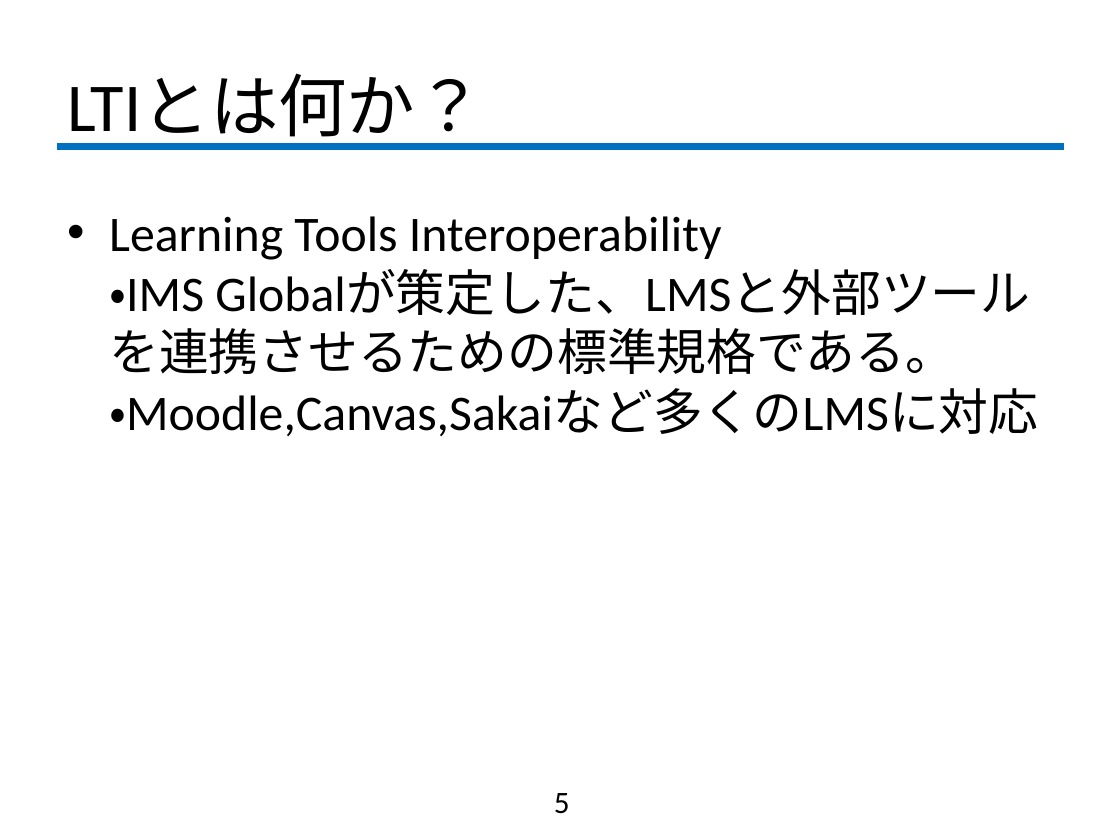
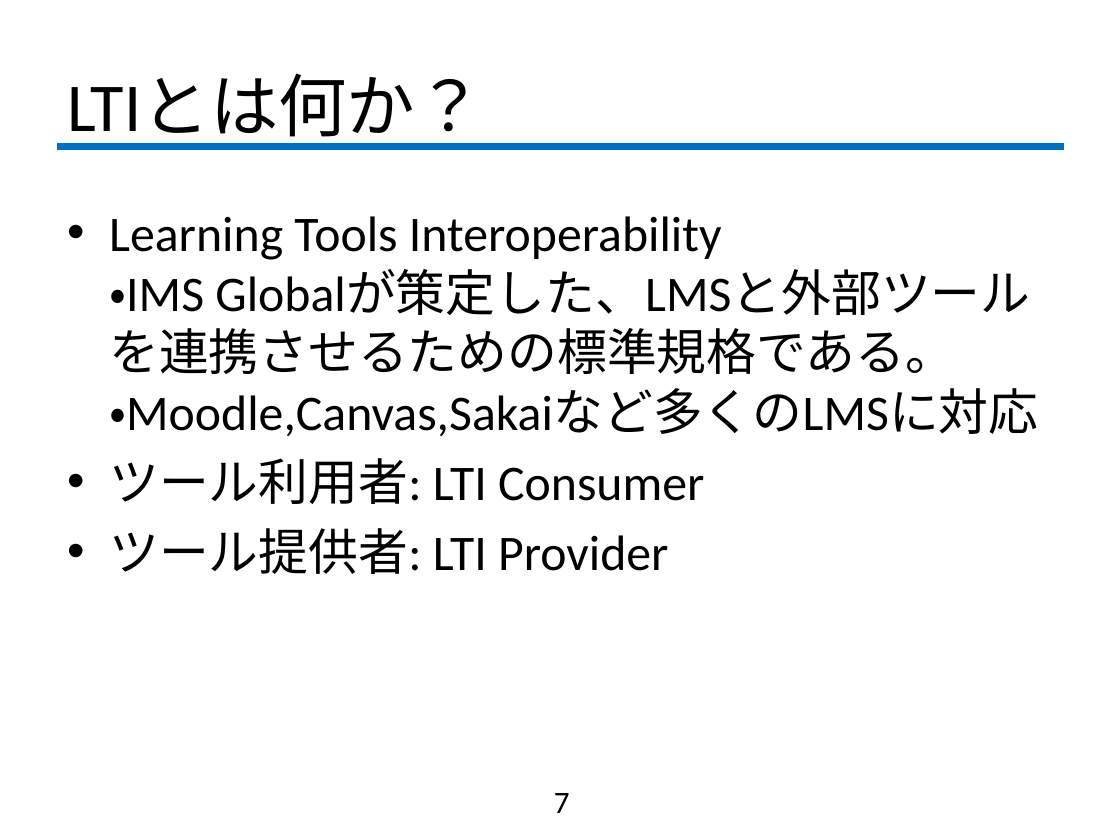
Before and after one commit to fujiLabo/fuji_simu, a slide deck: slide 7 of 中間発表.pptx (slide 5 before the commit). Drawn at 1120x840 pixels with LibreOffice and Linux fonts; fonts in the diff are those of the drawing; background and template pictures are left out. Boxes give left, top, right and bottom in pixels: in the first picture for what was removed or moved away, otherwise in the second. Text is boxed around its words. In the diff, an @@ line names an element or a change of style, - is before the commit and + after.

```diff
--- a/中間発表.pptx
+++ b/中間発表.pptx
@@ text at [109, 458, 704, 574]: paragraphs added @@
+• ツール利用者: LTI Consumer
+• ツール提供者: LTI Provider
@@ page number at [554, 793, 570, 813]: text changed @@
-5
+7
```
Also in this commit, not shown: 5 other slides changed, 9 slides added, 1 slide removed.
